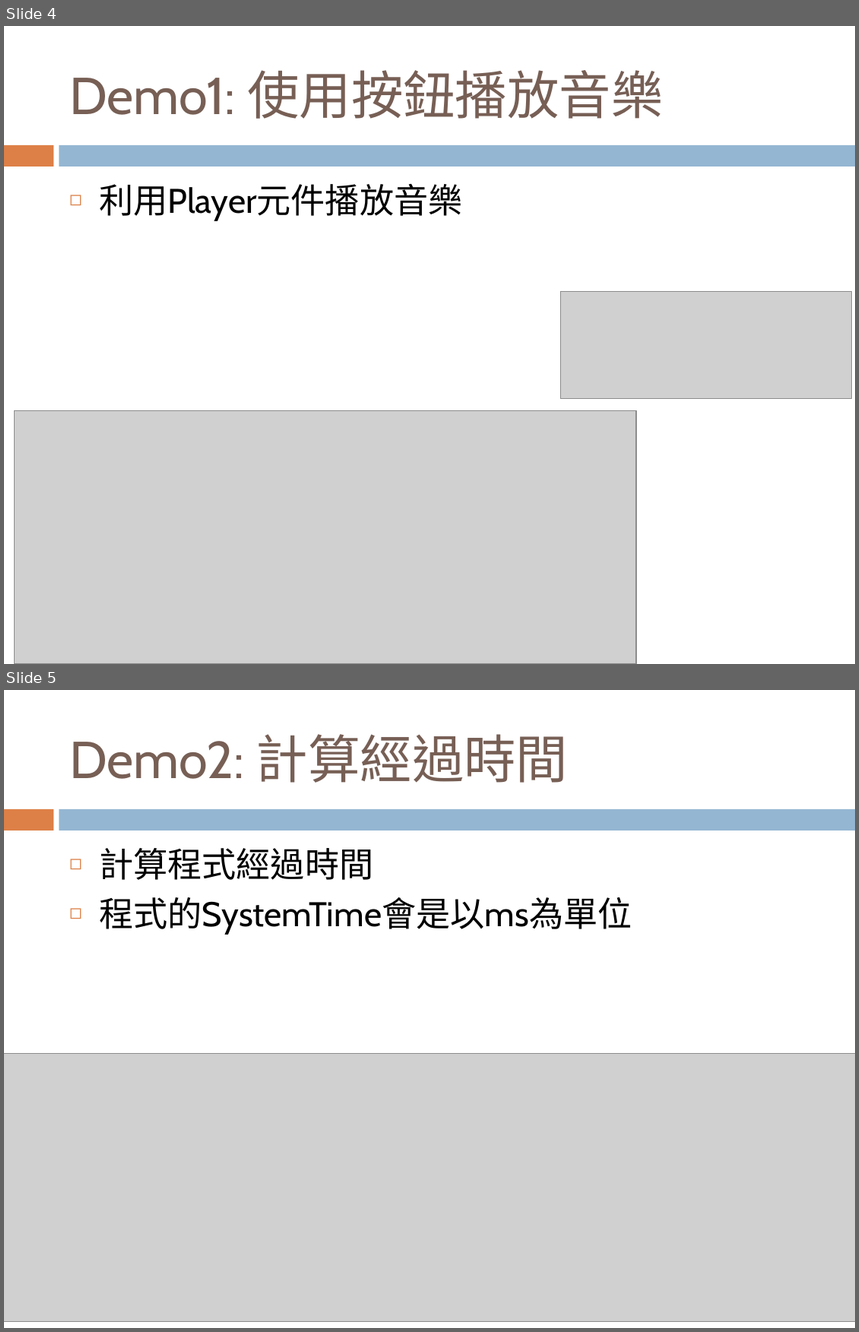
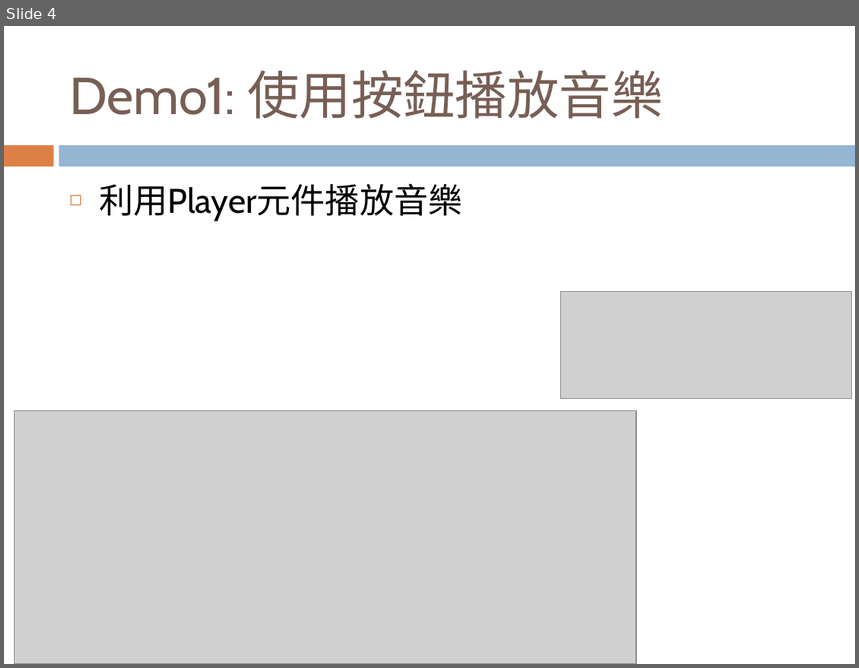
Before and after one commit to maloyang/csu_2022_01_smart_phone_app, a slide deck: w08/W08.pptx. Shown one above the other, each under a label of ours: slides 4 and 5 before the commit, slide 4 after it. The pictures are 859x1332 and 859x668 pixels, drawn with LibreOffice and Linux fonts; fonts in the diff are those of the drawing; grey boxes stand for pictures. Boxes give left, top, right and bottom in pixels: in the first picture for what was removed or moved away, otherwise in the second. Text is boxed around its words. In the diff, an @@ line names an element or a change of style, - is before the commit and + after.

```diff
--- a/w08/W08.pptx
+++ b/w08/W08.pptx
@@ slide 5 removed at (4, 690, 855, 1328), background #FFFFFF; not listed: 2 template elements that a slide beside it also shows @@
@@ title removed at (69, 734, 569, 783) @@
-Demo2: 計算經過時間
@@ text removed at (99, 848, 632, 935) @@
-◻ 計算程式經過時間
-◻ 程式的SystemTime會是以ms為單位
@@ picture removed at (4, 1054, 855, 1322) @@
```
Also in this commit, not shown: 2 slides changed.
